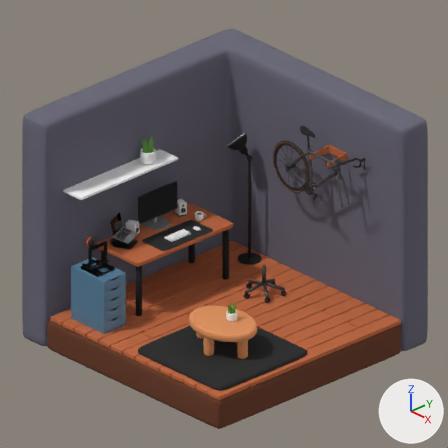
The Blender file blender/room.blend, before and after one commit.
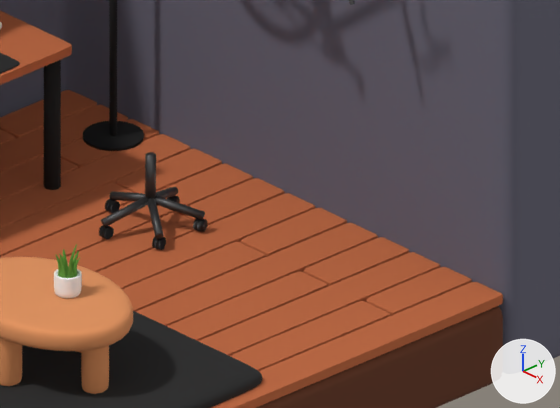
Each version appears first from the file's camera 'Camera.001', and next in a close-up on the part from 46% to 94% of the width and 46% to 81% of the height. Arrows for +X, +Y and +Z are at lower right; the lights stay in place.

Objects in the first close-up: 'Circle.007', 'Circle.021', 'Cylinder.001', 'Cylinder.013', 'Cylinder.014', 'coffetable', 'desk', 'floor', 'floor_planks', 'plant.001', 'rug', 'walls'.
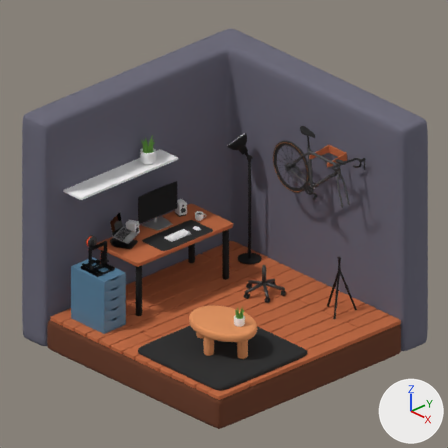
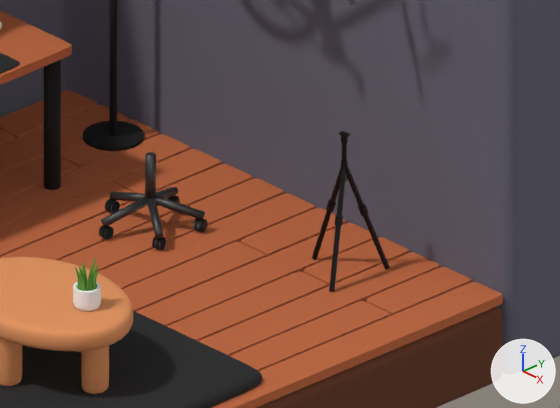
Where the newer file only moved an object's origin or applied its transform, the numbers keep the older frame.

Pixel boxes (x1, y1, x2, y2) of what changed, in the close-ups (560 x 408 px):
'plant.001', moved: before (54, 269, 82, 299); after (73, 282, 101, 311)
'leaves.001', moved: before (55, 244, 80, 278); after (75, 257, 99, 291)
'Cylinder.033', added (black): after (329, 168, 346, 291)
'Cylinder.036', added: after (346, 167, 389, 269)
'Cylinder.031', added (black): after (312, 168, 341, 260)
'tripod', added: after (341, 136, 348, 181)
'Sphere', added: after (338, 131, 350, 138)
'Cylinder.024', added: after (341, 160, 348, 169)
'Cylinder.025', added: after (327, 200, 336, 208)
'Cylinder.037', added: after (358, 204, 367, 212)
'Cylinder.034', added: after (335, 215, 343, 221)
'Cylinder.035', added: after (334, 220, 343, 226)
'Cylinder.038', added: after (360, 210, 369, 216)
'Cylinder.032', added: after (326, 206, 335, 212)

Diff of the bpy script that builds the scene:
```diff
--- a/blender/room.blend.py
+++ b/blender/room.blend.py
@@ ob_plant_001 @@
 ob_plant_001 = bpy.data.objects.new('plant.001', me_cylinder_002)
-ob_plant_001.location = (0.725, -0.556, 0.958)
+ob_plant_001.location = (0.886, -0.584, 0.958)
 ob_plant_001.rotation_euler = (0.0, 0.0, 1.571)  # degrees (0, 0, 90)
@@ ob_tripod @@
+ob_tripod = bpy.data.objects.new('tripod', me_cylinder_007)  # 144 vertices, 122 faces; spans x 0.806..0.842, y 1.114..1.149, z 0.954..1.181; in mat_tripod (black #111111)
+ob_tripod.location = (0.0, 0.0, 0.0)
@@ ob_cylinder_038 @@
+ob_cylinder_038 = bpy.data.objects.new('Cylinder.038', me_cylinder_045)  # 48 vertices, 26 faces; spans x 0.8514..0.8916, y 1.193..1.2347, z 0.7605..0.7929; in mat_tripod (black #111111)
+ob_cylinder_038.parent = ob_tripod
+ob_cylinder_038.location = (0.0, 0.0, 0.0)
@@ ob_cylinder_037 @@
+ob_cylinder_037 = bpy.data.objects.new('Cylinder.037', me_cylinder_044)  # 48 vertices, 26 faces; spans x 0.8472..0.8875, y 1.1858..1.2275, z 0.7832..0.8157; in mat_tripod (black #111111)
+ob_cylinder_037.parent = ob_tripod
+ob_cylinder_037.location = (0.0, 0.0, 0.0)
@@ ob_cylinder_036 @@
+ob_cylinder_036 = bpy.data.objects.new('Cylinder.036', me_cylinder_043)  # 48 vertices, 26 faces; spans x 0.812..0.939, y 1.119..1.321, z 0.47..1.042; in mat_tripod (black #111111)
+ob_cylinder_036.parent = ob_tripod
+ob_cylinder_036.location = (0.0, 0.0, 0.0)
@@ ob_cylinder_035 @@
+ob_cylinder_035 = bpy.data.objects.new('Cylinder.035', me_cylinder_042)  # 48 vertices, 26 faces; spans x 0.8514..0.8916, y 1.0282..1.0699, z 0.7605..0.7929; in mat_tripod (black #111111)
+ob_cylinder_035.parent = ob_tripod
+ob_cylinder_035.location = (0.0, 0.0, 0.0)
@@ ob_cylinder_034 @@
+ob_cylinder_034 = bpy.data.objects.new('Cylinder.034', me_cylinder_041)  # 48 vertices, 26 faces; spans x 0.8472..0.8875, y 1.0353..1.0771, z 0.7832..0.8157; in mat_tripod (black #111111)
+ob_cylinder_034.parent = ob_tripod
+ob_cylinder_034.location = (0.0, 0.0, 0.0)
@@ ob_cylinder_033 @@
+ob_cylinder_033 = bpy.data.objects.new('Cylinder.033', me_cylinder_040)  # 48 vertices, 26 faces; spans x 0.812..0.939, y 0.942..1.143, z 0.47..1.042; in mat_tripod (black #111111)
+ob_cylinder_033.parent = ob_tripod
+ob_cylinder_033.location = (0.0, 0.0, 0.0)
@@ ob_cylinder_032 @@
+ob_cylinder_032 = bpy.data.objects.new('Cylinder.032', me_cylinder_039)  # 48 vertices, 26 faces; spans x 0.7077..0.7498, y 1.1128..1.15, z 0.7605..0.7929; in mat_tripod (black #111111)
+ob_cylinder_032.parent = ob_tripod
+ob_cylinder_032.location = (0.0, 0.0, 0.0)
@@ ob_cylinder_025 @@
+ob_cylinder_025 = bpy.data.objects.new('Cylinder.025', me_cylinder_038)  # 48 vertices, 26 faces; spans x 0.716..0.7581, y 1.1128..1.15, z 0.7832..0.8157; in mat_tripod (black #111111)
+ob_cylinder_025.parent = ob_tripod
+ob_cylinder_025.location = (0.0, 0.0, 0.0)
@@ ob_cylinder_031 @@
+ob_cylinder_031 = bpy.data.objects.new('Cylinder.031', me_cylinder_036)  # 48 vertices, 26 faces; spans x 0.607..0.836, y 1.119..1.144, z 0.47..1.042; in mat_tripod (black #111111)
+ob_cylinder_031.parent = ob_tripod
+ob_cylinder_031.location = (0.0, 0.0, 0.0)
@@ ob_cylinder_024 @@
+ob_cylinder_024 = bpy.data.objects.new('Cylinder.024', me_cylinder_011)  # a 24-sided cylinder along z spanning x 0.8069..0.841, y 1.1144..1.1485, z 1.0211..1.0552; in mat_tripod (black #111111)
+ob_cylinder_024.parent = ob_tripod
+ob_cylinder_024.location = (0.0, 0.0, 0.0)
@@ ob_sphere @@
+ob_sphere = bpy.data.objects.new('Sphere', me_sphere)  # 239 vertices, 235 faces, 1 loose edge; spans x 0.8002..0.8477, y 1.1151..1.1477, z 1.1608..1.1983; in mat_tripod (black #111111)
+ob_sphere.parent = ob_tripod
+ob_sphere.location = (0.0, 0.0, 0.0)
```
